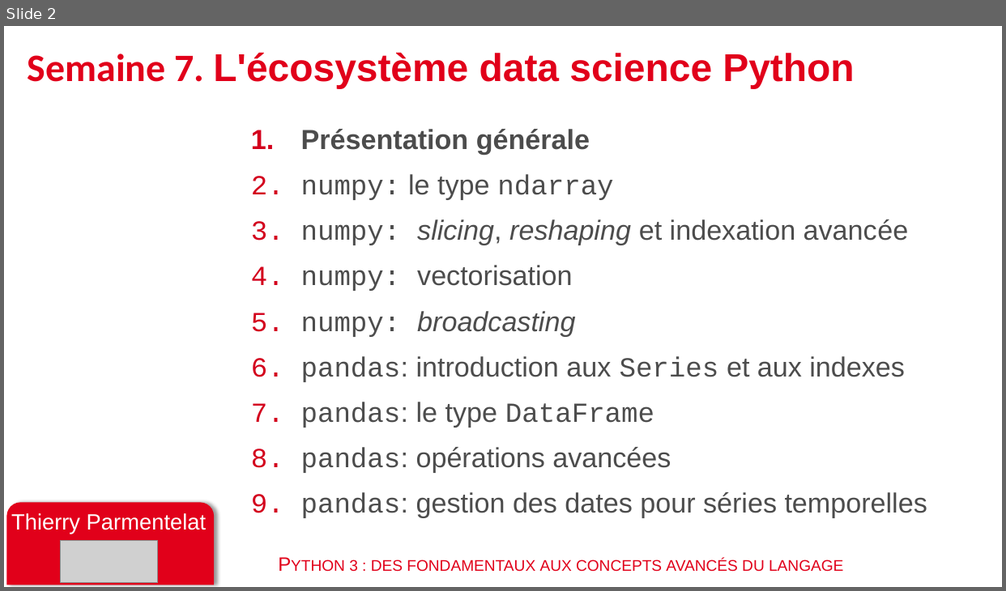
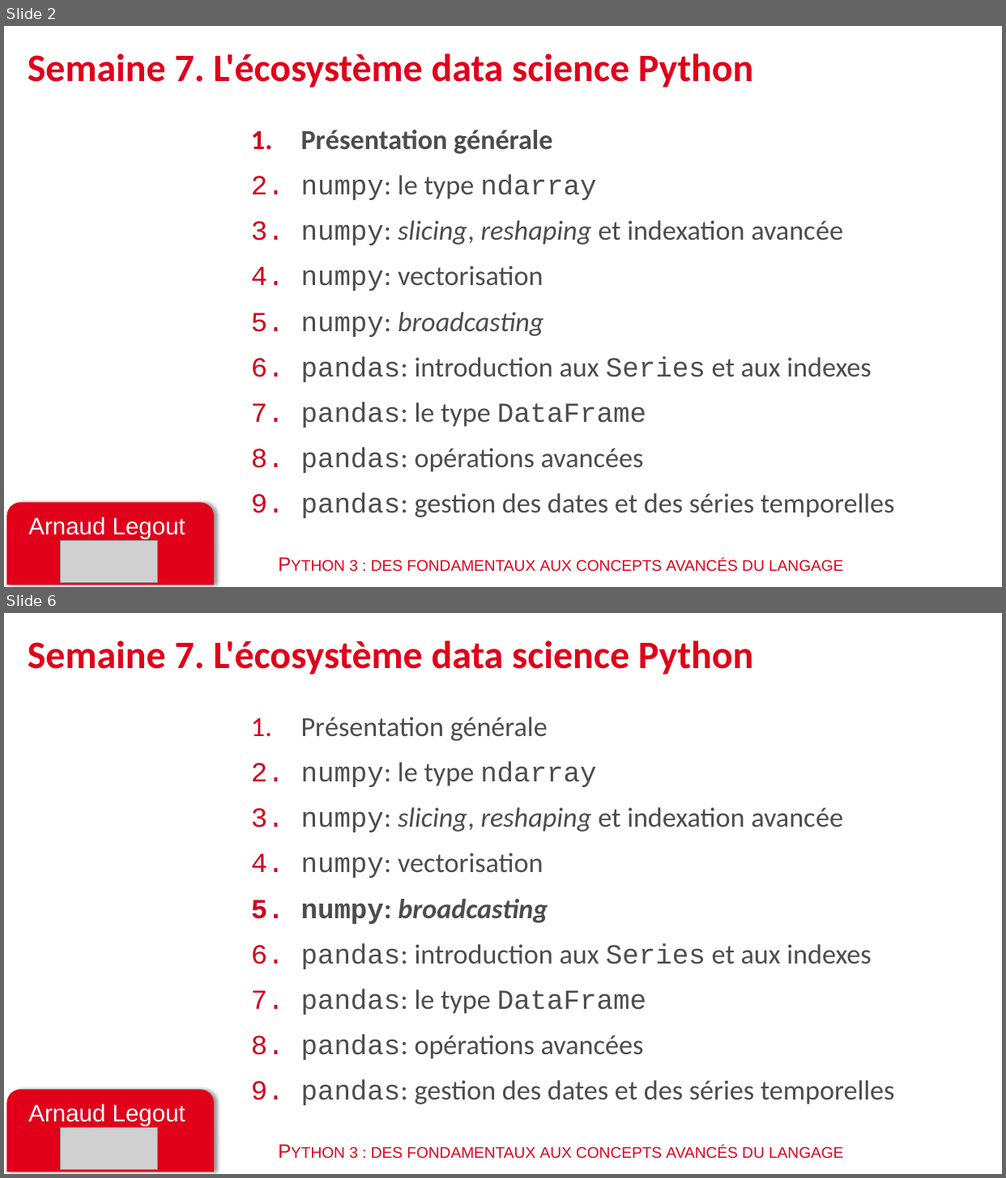
Before and after one commit to parmentelat/flotpython-archive, a slide deck: teaser/slide-video-w7.pptx. Shown one above the other, each under a label of ours: slide 2 before the commit, slides 2 and 6 after it; the slides between them are not shown. The pictures are 1006x591 and 1006x1178 pixels, drawn with LibreOffice and Linux fonts; fonts in the diff are those of the drawing; grey boxes stand for pictures. Boxes give left, top, right and bottom in pixels: in the first picture for what was removed or moved away, otherwise in the second. Text is boxed around its words. In the diff, an @@ line names an element or a change of style, - is before the commit and + after.

```diff
--- a/teaser/slide-video-w7.pptx
+++ b/teaser/slide-video-w7.pptx
@@ slide 6 added at (4,613,1002,1174), background #FFFFFF @@
@@ title added at (27,641,753,675), 37.3 pt, text #E1001A, bold @@
+Semaine 7. L'écosystème data science Python
@@ text added at (301,717,895,1105), 26.7 pt, text #4C4C4C @@
+1. Présentation générale
+2. numpy: le type ndarray
+3. numpy: slicing, reshaping et indexation avancée
+4. numpy: vectorisation
+5. numpy: broadcasting
+6. pandas: introduction aux Series et aux indexes
+7. pandas: le type DataFrame
+8. pandas: opérations avancées
+9. pandas: gestion des dates et des séries temporelles
@@ round same rect added at (7,1090,215,1172), fill #E1001A @@
@@ text added at (28,1104,185,1127), 23 pt, text #FFFFFF @@
+Arnaud Legout
@@ picture added at (60,1128,157,1170) @@
@@ text added at (349,1146,843,1159), 18.7 pt, text #E1001A, small capitals @@
+Python 3 : des fondamentaux aux concepts avancés du langage
@@ slide 2 changed as well @@
@@ title "Semaine 7. L'écosystème data science ..." at (27,54,753,88): font Arial to Calibri in "L'écosystème data science Python" @@
@@ text at (301,130,871,473): font Arial to Calibri in "Présentation générale", "le type", "slicing, reshaping et indexation avancée", "vectorisation" and 4 more places; font Courier New to Calibri in "numpy:", "numpy:", "numpy:", "numpy:" @@
@@ text at (301,493,895,518): text changed; font Arial to Calibri @@
-9. pandas: gestion des dates pour séries temporelles
+9. pandas: gestion des dates et des séries temporelles
@@ text at (28,517,185,540): text changed; size 21.3 to 23 pt @@
-Thierry Parmentelat
+Arnaud Legout
```
Also in this commit, not shown: 1 other slide changed, 7 other slides added.
